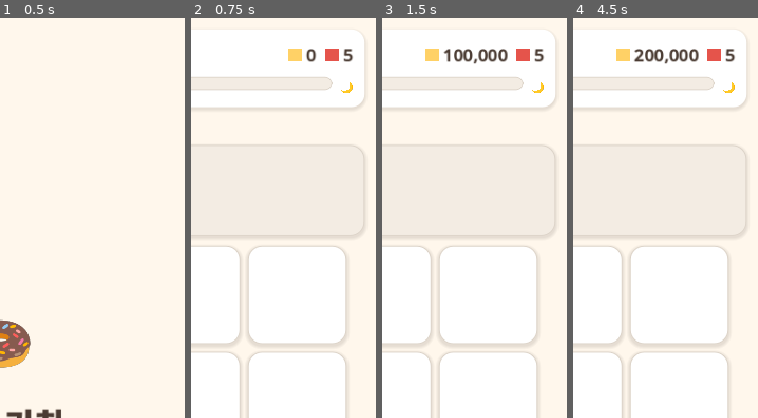
Above: before the commit, frames 1-4 (left to right).
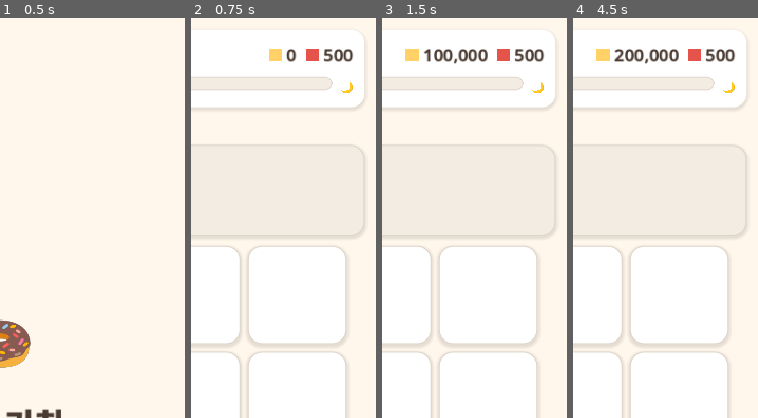
Above: after the commit, the same moments.

Repository: yellyB/game-slot-kitchen
Game: Godot game, scene res://scenes/Main.tscn
Two runs of this game, one before a commit and one after it. Both use one fixed random seed, a clock stepped at 60 frames per second and the inputs below.
Inputs:
- Up to frame 1 (0.5 s): no input
- Up to frame 2 (0.75 s): click "시작" at 0.5 s
- Up to frame 3 (1.5 s): click "돈+10만" at 1.25 s
- Up to frame 4 (4.5 s): click "🏬" at 2 s; click "🗑️" at 2.75 s; click "✕" at 3.5 s; click "돈+10만" at 4.25 s
The pictures show only the part of the screen within x 50-100%, y 0-50%; the shares and areas given below are measured in that part.

Frame 1 is identical in both runs. In frame 2, 1.1% of the frame differs, in the area x 42-88%, y 7-11%; in frame 3, 1.8%, in the area x 12-88%, y 7-12%; in frame 4, 1.8%.

Commit message:
경제 전체 ×100 스케일 + 램프 카드(24~29) 기본가 7% 단리 확정
- 소수점 없는 정수 경제를 위해 모든 금액 ×100 (가장 싼 메뉴 커피=100원)
  · recipes 가격 100~2000, levels 가게세 500~5000, config 상점가/버프팩 500/200
- 버프 24~29: "N등급 기본가의 {7}% 단리 누적" (원래가 기준, 폭주 없는 성장 발판)

Co-Authored-By: Claude Opus 4.8 (1M context) <noreply@anthropic.com>

Diff:
--- a/data/config.gd
+++ b/data/config.gd
@@ -25,8 +25,8 @@
 
 # ── 경제 (금액 최소단위 1원, 가장 싼 메뉴 = 1) ────────────
 const START_MONEY := 0     # 시작 소지금
-const SLOT_PRICE := 5       # 슬롯 +1 확장 1일차 기본가(상점) — 일수 따라 SHOP_PRICE_GROWTH로 상승
-const BUFF_PACK_PRICE := 2  # 버프 팩(카드깡) 1일차 기본가 — 일수 따라 상승
+const SLOT_PRICE := 500       # 슬롯 +1 확장 1일차 기본가(상점) — 일수 따라 SHOP_PRICE_GROWTH로 상승
+const BUFF_PACK_PRICE := 200  # 버프 팩(카드깡) 1일차 기본가 — 일수 따라 상승
 const SHOP_PRICE_GROWTH := 1.65  # 상점가 일당 증가 배율(복리): 가격 = ceil(기본 × GROWTH^(day-1))
 const MAX_BUFFS := 5        # 버프 보유 상한 (온보드 점유 — 판 절반 이상 못 줌)
 # (가게세는 하루별 → data/levels.gd)
--- a/data/levels.gd
+++ b/data/levels.gd
@@ -2,14 +2,14 @@
 extends RefCounted
 ## 하루(세션)별 레벨 정의 — 레벨디자인은 이 표를 편집(테스트하며 조정).
 ## 웨이브는 항상 3번(Config.WAVES). 하루마다 가게세와 웨이브당 손님 수만 변함.
-## 금액 최소단위 1원 = 가장 싼 메뉴(커피 1). rent도 같은 스케일.
+## 금액 단위: 가장 싼 메뉴(커피)=100. rent도 같은 스케일.
 
 const DAYS := [
-	{"rent": 5,  "per_wave": 2},   # 1일차 (손님 6, 최대매출 ~31) — 여유, 첫 버프
-	{"rent": 12, "per_wave": 3},   # 2일차 (손님 9, ~46)
-	{"rent": 22, "per_wave": 4},   # 3일차 (손님 12, ~62)
-	{"rent": 35, "per_wave": 5},   # 4일차 (손님 15, ~77)
-	{"rent": 50, "per_wave": 6},   # 5일차 (손님 18, ~93) — 클리어(절반 이상 서빙 필요)
+	{"rent": 500,  "per_wave": 2},   # 1일차 (손님 6, 최대매출 ~31) — 여유, 첫 버프
+	{"rent": 1200, "per_wave": 3},   # 2일차 (손님 9, ~46)
+	{"rent": 2200, "per_wave": 4},   # 3일차 (손님 12, ~62)
+	{"rent": 3500, "per_wave": 5},   # 4일차 (손님 15, ~77)
+	{"rent": 5000, "per_wave": 6},   # 5일차 (손님 18, ~93) — 클리어(절반 이상 서빙 필요)
 ]
 
 static func count() -> int:
--- a/data/recipes.gd
+++ b/data/recipes.gd
@@ -3,16 +3,16 @@
 ## 레시피 정의 — 요리명 · 아이콘 · 필요재료[] · 조리시간(초).
 ## 재료 id는 Ingredients와 일치. 아이콘은 이모지 placeholder.
 
-## 메뉴 6개 — 등급 1~6, 가격 1~30원(비쌀수록 수요↓, Stats.random_recipe에서 등급 가중).
+## 메뉴 6개 — 등급 1~6, 가격 100~2000원(비쌀수록 수요↓, Stats.random_recipe에서 등급 가중).
 ## 종류/테마는 placeholder(미정) — 나중에 이름·아이콘·재료 교체. 경제·수요 곡선용.
 ## (카테고리 tag는 아직 안 넣음 — 카테고리 버프 설계 시 추가)
 const ALL := {
-	"coffee":  {"name": "커피",     "icon": "☕", "ingredients": ["bean", "water"], "cook_time": 3.0, "price": 1,  "tier": 1},
-	"latte":   {"name": "라떼",     "icon": "🥛", "ingredients": ["bean", "milk"], "cook_time": 4.0, "price": 2,  "tier": 2},
-	"glazed":  {"name": "글레이즈드", "icon": "🍩", "ingredients": ["flour", "egg", "sugar"], "cook_time": 5.0, "price": 6,  "tier": 3},
-	"choco":   {"name": "초코도넛",  "icon": "🍪", "ingredients": ["flour", "egg", "chocolate"], "cook_time": 5.0, "price": 8,  "tier": 4},
-	"tiramisu": {"name": "티라미수",  "icon": "🍮", "ingredients": ["bean", "cream", "sugar"], "cook_time": 6.0, "price": 12, "tier": 5},
-	"special": {"name": "초코케이크",  "icon": "🍰", "ingredients": ["flour", "cream", "sugar", "chocolate"], "cook_time": 7.0, "price": 20, "tier": 6},
+	"coffee":  {"name": "커피",     "icon": "☕", "ingredients": ["bean", "water"], "cook_time": 3.0, "price": 100,  "tier": 1},
+	"latte":   {"name": "라떼",     "icon": "🥛", "ingredients": ["bean", "milk"], "cook_time": 4.0, "price": 200,  "tier": 2},
+	"glazed":  {"name": "글레이즈드", "icon": "🍩", "ingredients": ["flour", "egg", "sugar"], "cook_time": 5.0, "price": 600,  "tier": 3},
+	"choco":   {"name": "초코도넛",  "icon": "🍪", "ingredients": ["flour", "egg", "chocolate"], "cook_time": 5.0, "price": 800,  "tier": 4},
+	"tiramisu": {"name": "티라미수",  "icon": "🍮", "ingredients": ["bean", "cream", "sugar"], "cook_time": 6.0, "price": 1200, "tier": 5},
+	"special": {"name": "초코케이크",  "icon": "🍰", "ingredients": ["flour", "cream", "sugar", "chocolate"], "cook_time": 7.0, "price": 2000, "tier": 6},
 }
 
 static func all_ids() -> Array:
Not shown, changed: 버프.md
